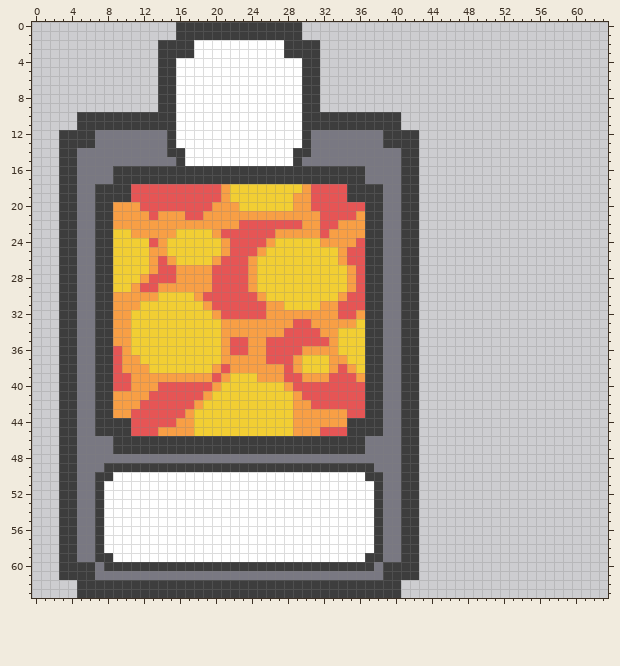
A pixel-art sprite gets an edit: src/images/card-lava.png. The first picture shows the starting point.
The file is 64x64 pixels. The old version is drawn lined up with the new one.
After:
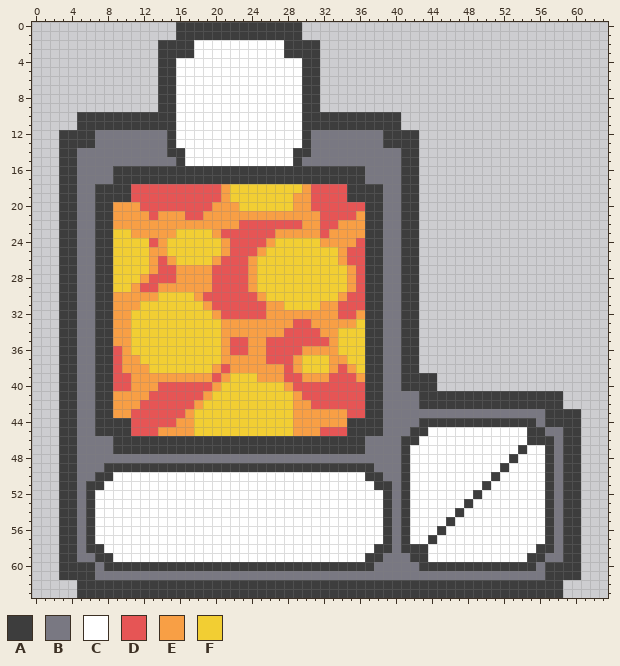
Palette (. is transparent): A #3d3d3d  B #797882  C #ffffff  D #e65555  E #f89f45  F #f2ce33
Log entry: add maximum value per cards
Difference:
whole drawing moved by -9,+0 (the old picture is shown already moved)
y 39..40: x 43..44 .. -> AA
y 41..42: x 41..58 AA................ -> BBAAAAAAAAAAAAAAAA
y 43: x 41..60 AA.................. -> BBBBBBBBBBBBBBBBAAAA
y 44: x 41..60 AA.................. -> BBAAAAAAAAAAAAABAAAA
y 45: x 41 A -> B; x 43..60 .................. -> ACCCCCCCCCCCAABBAA
y 46: x 43..60 .................. -> CCCCCCCCCCCCAAABAA
y 47: x 42..60 A.................. -> CCCCCCCCCCCCACCABAA
y 48: x 42..60 A.................. -> CCCCCCCCCCCACCCABAA
y 49: x 42..60 A.................. -> CCCCCCCCCCACCCCABAA
y 50: x 42..60 A.................. -> CCCCCCCCCACCCCCABAA
y 51: x 6 B -> A; x 39 B -> A; x 42..60 A.................. -> CCCCCCCCACCCCCCABAA
y 52: x 6..7 BA -> AC; x 38..39 AB -> CA; x 42..60 A.................. -> CCCCCCCACCCCCCCABAA
y 53: x 6..7 BA -> AC; x 38..39 AB -> CA; x 42..60 A.................. -> CCCCCCACCCCCCCCABAA
y 54: x 6..7 BA -> AC; x 38..39 AB -> CA; x 42..60 A.................. -> CCCCCACCCCCCCCCABAA
y 55: x 6..7 BA -> AC; x 38..39 AB -> CA; x 42..60 A.................. -> CCCCACCCCCCCCCCABAA
y 56: x 6..7 BA -> AC; x 38..39 AB -> CA; x 42..60 A.................. -> CCCACCCCCCCCCCCABAA
y 57: x 6..7 BA -> AC; x 38..39 AB -> CA; x 42..60 A.................. -> CCACCCCCCCCCCCCABAA
y 58: x 6 B -> A; x 39 B -> A; x 43..60 .................. -> ACCCCCCCCCCCCAABAA
y 59: x 41 A -> B; x 43..60 .................. -> ACCCCCCCCCCCAABBAA
y 60: x 39..60 AAAA.................. -> BBBBAAAAAAAAAAAAABAAAA
y 61: x 39..60 AAAA.................. -> BBBBBBBBBBBBBBBBBBAAAA
y 62..63: x 41..58 .................. -> AAAAAAAAAAAAAAAAAA
Changed places in both pictures, as pixel boxes (x1, y1, x2, y2):
changed: (374, 373, 581, 598)
changed: (86, 481, 104, 553)
